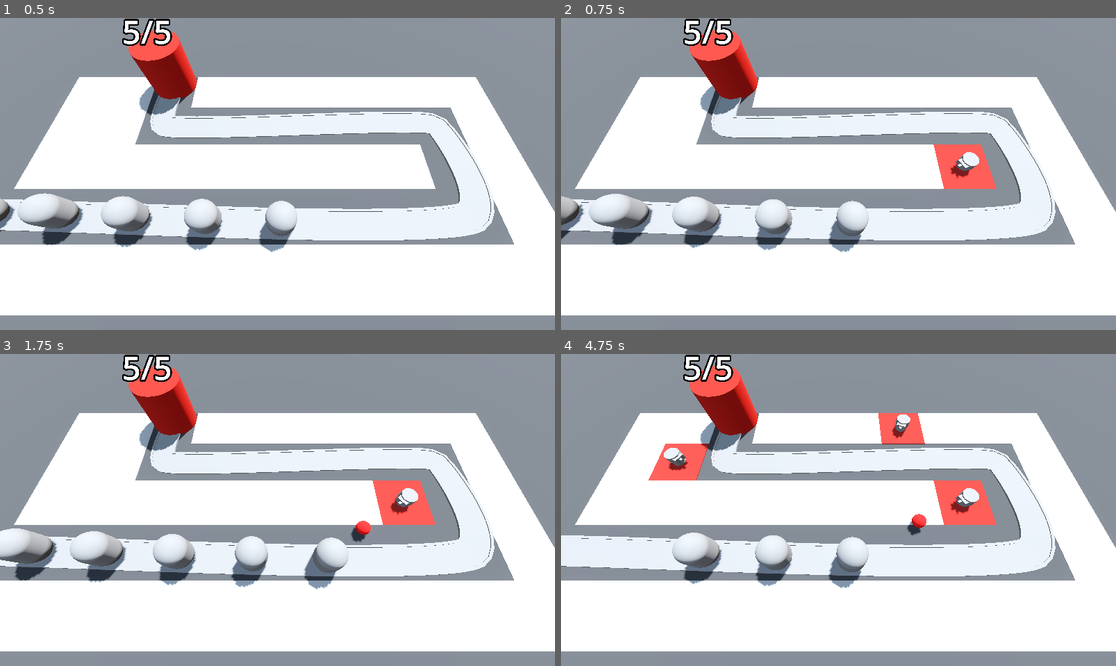
Above: before the commit, frames 1-4 (two rows, left to right).
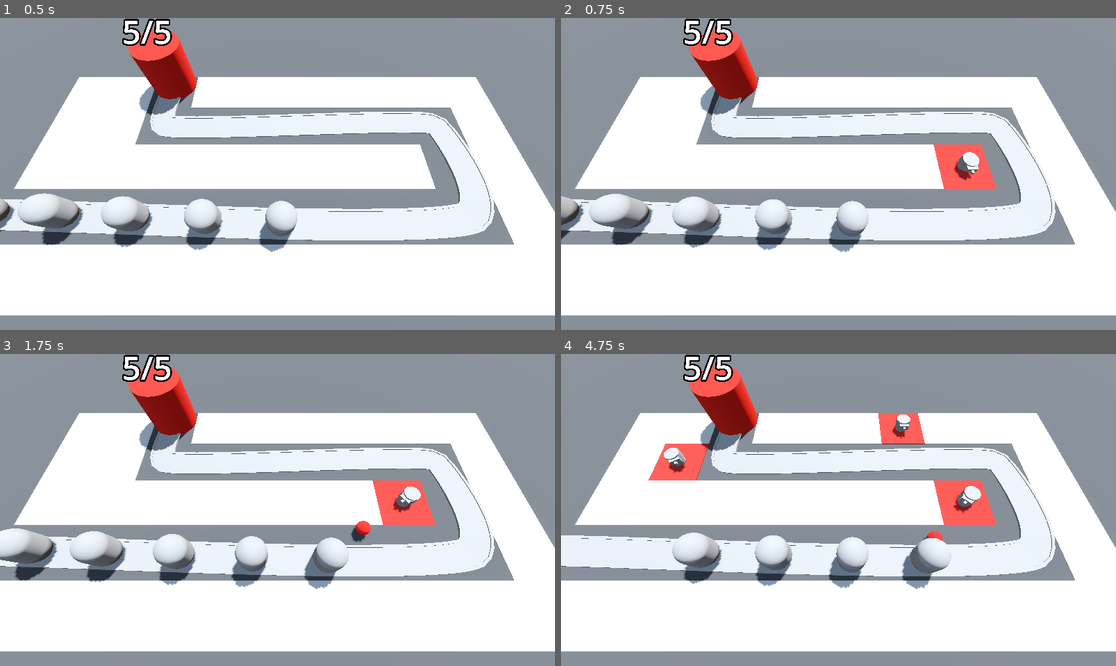
Above: after the commit, the same moments.

Repository: powerfrontier/barbarian-blaster
Game: Godot game, scene res://BaseLevel.tscn
Same seed, same stepped clock (60 frames per second), same inputs: the game is played once before the commit and once after it.
Inputs (mouse positions are in pixels of both pictures, inside the frame that each line leads up to):
- Up to frame 1 (0.5 s): no input
- Up to frame 2 (0.75 s): move the mouse to (960, 158) at 0.52 s; press the mouse at (960, 158) at 0.53 s
- Up to frame 3 (1.75 s): move the mouse to (166, 525) at 1.27 s; release the mouse at (166, 525) at 1.28 s; click (166, 525) at 1.35 s
- Up to frame 4 (4.75 s): move the mouse to (894, 441) at 2.02 s; press the mouse at (894, 441) at 2.03 s; move the mouse to (810, 572) at 2.77 s; release the mouse at (810, 572) at 2.78 s; click (810, 572) at 2.85 s; move the mouse to (1005, 556) at 3.52 s; press the mouse at (1005, 556) at 3.53 s; move the mouse to (672, 463) at 4.27 s; release the mouse at (672, 463) at 4.28 s; click (672, 463) at 4.35 s

Frame 1 is identical in both runs. In frame 2, 0.1% of the frame differs, in the area x 70-76%, y 43-53%; in frame 3, 0.1%; in frame 4, 1.2%, in the area x 19-76%, y 21-76%.

Commit message:
up to lesson 52

Diff:
--- a/Enemy/enemy.gd
+++ b/Enemy/enemy.gd
@@ -5,12 +5,15 @@
 
 var current_health: int:
 	set(health):
+		if health < current_health:
+			animation_player.play("TakeDamage")
 		current_health = health
 		#print(current_health)
 		if current_health < 1:
 			queue_free()
 
 @onready var base = get_tree().get_first_node_in_group("base")
+@onready var animation_player = $AnimationPlayer
 
 # Called when the node enters the scene tree for the first time.
 func _ready() -> void:
--- a/Enemy/enemy.tscn
+++ b/Enemy/enemy.tscn
@@ -6,9 +6,50 @@
 radius = 1.0
 height = 3.0
 
+[sub_resource type="StandardMaterial3D" id="StandardMaterial3D_tt0ur"]
+no_depth_test = true
+shading_mode = 0
+
 [sub_resource type="CapsuleShape3D" id="CapsuleShape3D_50ccp"]
 radius = 1.0
 height = 3.0
+
+[sub_resource type="Animation" id="Animation_s2k86"]
+resource_name = "TakeDamage"
+length = 0.1
+tracks/0/type = "value"
+tracks/0/imported = false
+tracks/0/enabled = true
+tracks/0/path = NodePath("DamageHilight:visible")
+tracks/0/interp = 1
+tracks/0/loop_wrap = true
+tracks/0/keys = {
+"times": PackedFloat32Array(0, 0.1),
+"transitions": PackedFloat32Array(1, 1),
+"update": 1,
+"values": [true, false]
+}
+
+[sub_resource type="Animation" id="Animation_28d78"]
+length = 0.001
+tracks/0/type = "value"
+tracks/0/imported = false
+tracks/0/enabled = true
+tracks/0/path = NodePath("DamageHilight:visible")
+tracks/0/interp = 1
+tracks/0/loop_wrap = true
+tracks/0/keys = {
+"times": PackedFloat32Array(0),
+"transitions": PackedFloat32Array(1),
+"update": 1,
+"values": [false]
+}
+
+[sub_resource type="AnimationLibrary" id="AnimationLibrary_itbuo"]
+_data = {
+"RESET": SubResource("Animation_28d78"),
+"TakeDamage": SubResource("Animation_s2k86")
+}
 
 [node name="Enemy" type="PathFollow3D"]
 transform = Transform3D(0.999971, 0, 0, 0, 0.999982, 0, 0, 0, 0.999958, 0, 0, 0)
@@ -19,8 +60,19 @@
 transform = Transform3D(1, 0, -1.49012e-08, 0, 1, 0, -1.49012e-08, 0, 1, 0, 1.5, 0)
 mesh = SubResource("CapsuleMesh_fk5l6")
 
+[node name="DamageHilight" type="MeshInstance3D" parent="."]
+transform = Transform3D(1, 0, -1.49012e-08, 0, 1, 0, -1.49012e-08, 0, 1, 0, 1.5, 0)
+visible = false
+material_override = SubResource("StandardMaterial3D_tt0ur")
+mesh = SubResource("CapsuleMesh_fk5l6")
+
 [node name="EnemyArea3D" type="Area3D" parent="." groups=["enemy_area"]]
 
 [node name="CollisionShape3D" type="CollisionShape3D" parent="EnemyArea3D"]
 transform = Transform3D(1, 0, 0, 0, 1, 0, 0, 0, 1, 0, 1.5, 0)
 shape = SubResource("CapsuleShape3D_50ccp")
+
+[node name="AnimationPlayer" type="AnimationPlayer" parent="."]
+libraries = {
+"": SubResource("AnimationLibrary_itbuo")
+}
--- a/Turret/turret.gd
+++ b/Turret/turret.gd
@@ -1,17 +1,35 @@
 extends Node3D
 
 @export var projectile: PackedScene
+@export var turret_range: float = 10.0
 
 var enemy_path: Path3D
+var target: PathFollow3D
 
 @onready var barrel = $TurretBase/TurretTop/Visor/Barrel
+@onready var animation_player = $AnimationPlayer
 
 func _physics_process(delta) -> void:
-	var enemy = enemy_path.get_children().back()
-	look_at(enemy.global_position, Vector3.UP, true)
+	target = find_best_target()
+	if target:
+		look_at(target.global_position, Vector3.UP, true)
 
 func _on_timer_timeout():
-	var new_projectile = projectile.instantiate()
-	add_child(new_projectile)
-	new_projectile.global_position = barrel.global_position
-	new_projectile.direction = global_transform.basis.z
+	if target:
+		var new_projectile = projectile.instantiate()
+		add_child(new_projectile)
+		new_projectile.global_position = barrel.global_position
+		new_projectile.direction = global_transform.basis.z
+		animation_player.play("Fire")
+
+
+func find_best_target() -> PathFollow3D:
+	var best_target = null
+	var best_progress = 0
+	for enemy in enemy_path.get_children():
+		if enemy is PathFollow3D:
+			var distance = global_position.distance_to(enemy.global_position)
+			if enemy.progress > best_progress && distance <= turret_range:
+				best_target = enemy
+				best_progress = enemy.progress
+	return best_target
--- a/Turret/turret.tscn
+++ b/Turret/turret.tscn
@@ -16,6 +16,43 @@
 
 [sub_resource type="BoxMesh" id="BoxMesh_uuxcv"]
 size = Vector3(0.2, 0.2, 0.3)
+
+[sub_resource type="Animation" id="Animation_embhl"]
+resource_name = "Fire"
+length = 0.3
+tracks/0/type = "value"
+tracks/0/imported = false
+tracks/0/enabled = true
+tracks/0/path = NodePath("TurretBase/TurretTop:position")
+tracks/0/interp = 1
+tracks/0/loop_wrap = true
+tracks/0/keys = {
+"times": PackedFloat32Array(0, 0.3),
+"transitions": PackedFloat32Array(1, 1),
+"update": 0,
+"values": [Vector3(0, 0.3, -0.6), Vector3(0, 0.3, 0)]
+}
+
+[sub_resource type="Animation" id="Animation_4tc8y"]
+length = 0.001
+tracks/0/type = "value"
+tracks/0/imported = false
+tracks/0/enabled = true
+tracks/0/path = NodePath("TurretBase/TurretTop:position")
+tracks/0/interp = 1
+tracks/0/loop_wrap = true
+tracks/0/keys = {
+"times": PackedFloat32Array(0),
+"transitions": PackedFloat32Array(1),
+"update": 0,
+"values": [Vector3(0, 0.3, 0)]
+}
+
+[sub_resource type="AnimationLibrary" id="AnimationLibrary_0b8rh"]
+_data = {
+"Fire": SubResource("Animation_embhl"),
+"RESET": SubResource("Animation_4tc8y")
+}
 
 [node name="Turret" type="Node3D"]
 script = ExtResource("1_8htfa")
@@ -40,4 +77,9 @@
 [node name="Timer" type="Timer" parent="."]
 autostart = true
 
+[node name="AnimationPlayer" type="AnimationPlayer" parent="."]
+libraries = {
+"": SubResource("AnimationLibrary_0b8rh")
+}
+
 [connection signal="timeout" from="Timer" to="." method="_on_timer_timeout"]
--- a/project.godot
+++ b/project.godot
@@ -12,7 +12,7 @@
 
 config/name="Barbarian Blaster"
 run/main_scene="res://BaseLevel.tscn"
-config/features=PackedStringArray("4.2", "Forward Plus")
+config/features=PackedStringArray("4.1", "Forward Plus")
 config/icon="res://icon.svg"
 
 [input]
Not shown: 1 places in Enemy/enemy.tscn that only renumber resources
Not shown: 4 places in MeshLibraries/SpaceLibrary.tres that only renumber resources
Not shown: 1 places in Turret/turret.tscn that only renumber resources
